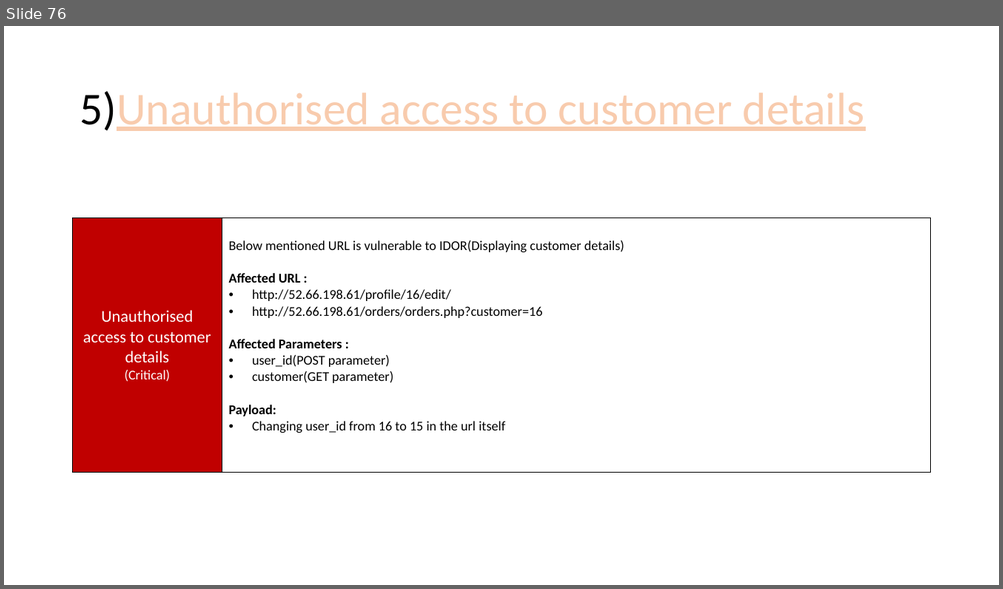
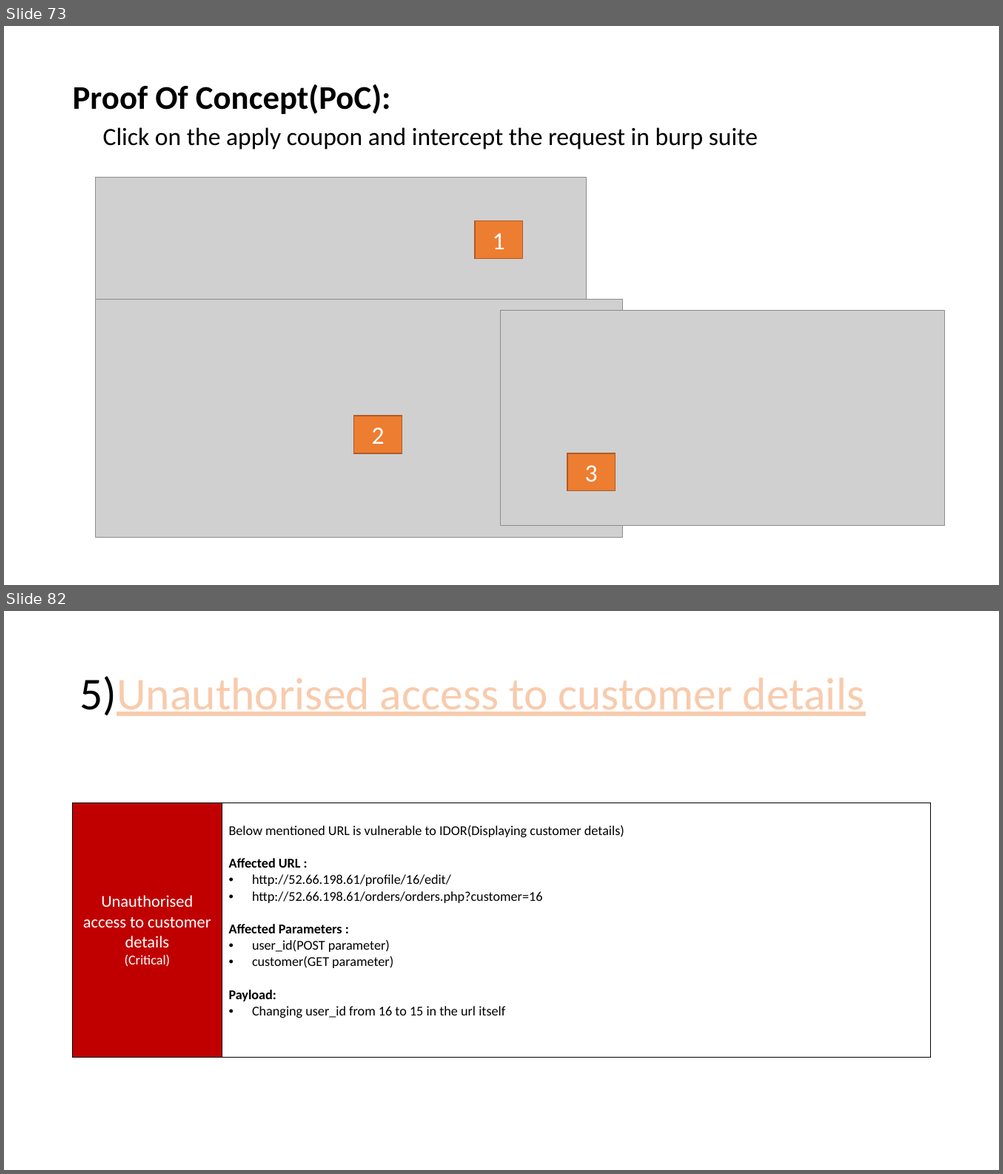
Before and after one commit to RocktimRajkumar/CEH-hack-a-thon, a slide deck: reports/Lifestyle Store/LifeStyle Store Application Reports.pptx. Shown one above the other, each under a label of ours: slide 76 before the commit, slides 73 and 82 after it; the slides between them are not shown. The pictures are 1003x589 and 1003x1174 pixels, drawn with LibreOffice and Linux fonts; fonts in the diff are those of the drawing; grey boxes stand for pictures. Boxes give left, top, right and bottom in pixels: in the first picture for what was removed or moved away, otherwise in the second. Text is boxed around its words. In the diff, an @@ line names an element or a change of style, - is before the commit and + after.

```diff
--- a/reports/Lifestyle Store/LifeStyle Store Application Reports.pptx
+++ b/reports/Lifestyle Store/LifeStyle Store Application Reports.pptx
@@ slide 73 added at bbox=[4, 26, 999, 585], background #FFFFFF @@
@@ title added at bbox=[73, 84, 391, 114], 32 pt, text #000000, bold @@
+Proof Of Concept(PoC):
@@ text added at bbox=[103, 127, 757, 150], 24 pt, text #000000 @@
+Click on the apply coupon and intercept the request in burp suite
@@ picture added at bbox=[96, 177, 586, 349] @@
@@ rectangle added at bbox=[475, 221, 523, 259], fill #ED7D31, outline #AF5C24 1 pt, 24 pt, text #FFFFFF @@
+1
@@ picture added at bbox=[96, 299, 623, 537] @@
@@ picture added at bbox=[500, 311, 944, 527] @@
@@ rectangle added at bbox=[354, 416, 401, 454], fill #ED7D31, outline #AF5C24 1 pt, 24 pt, text #FFFFFF @@
+2
@@ rectangle added at bbox=[567, 454, 615, 491], fill #ED7D31, outline #AF5C24 1 pt, 24 pt, text #FFFFFF @@
+3
@@ what was slide 76 is now slide 82 @@
```
Also in this commit, not shown: 5 slides changed, 5 other slides added.
